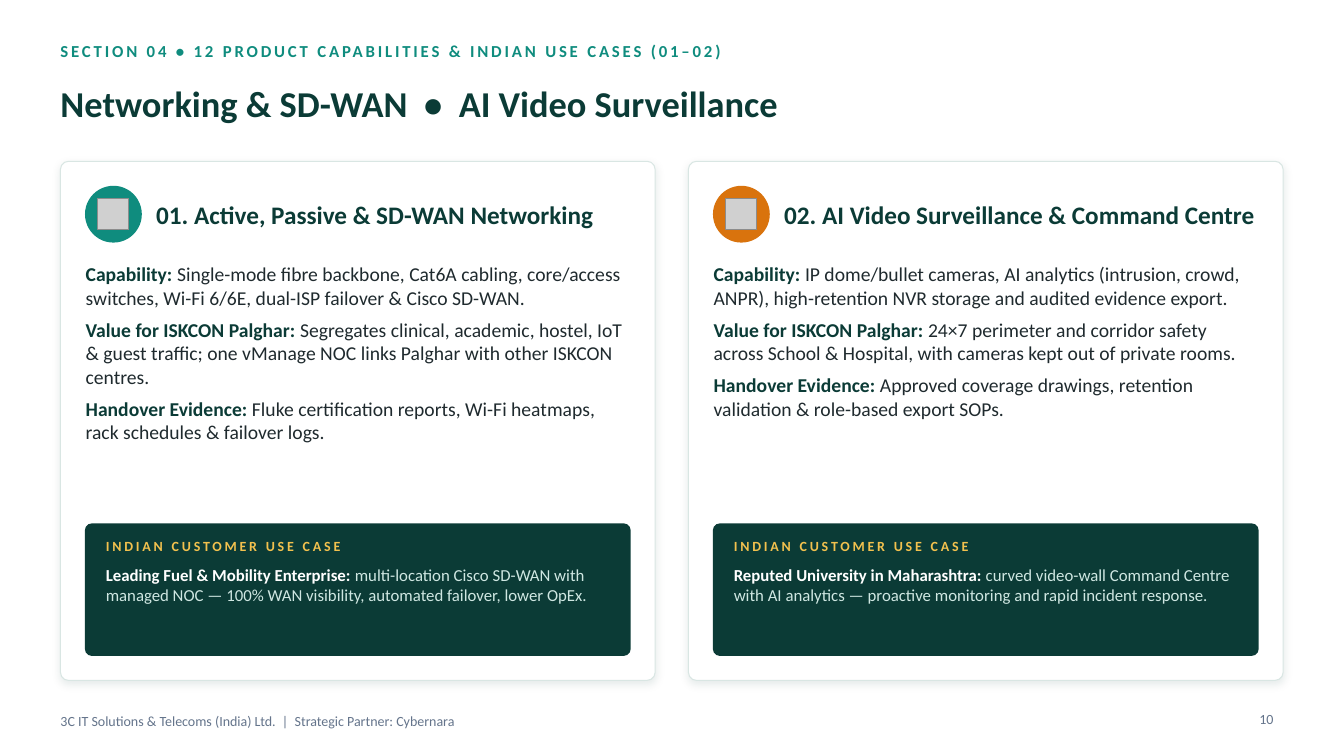
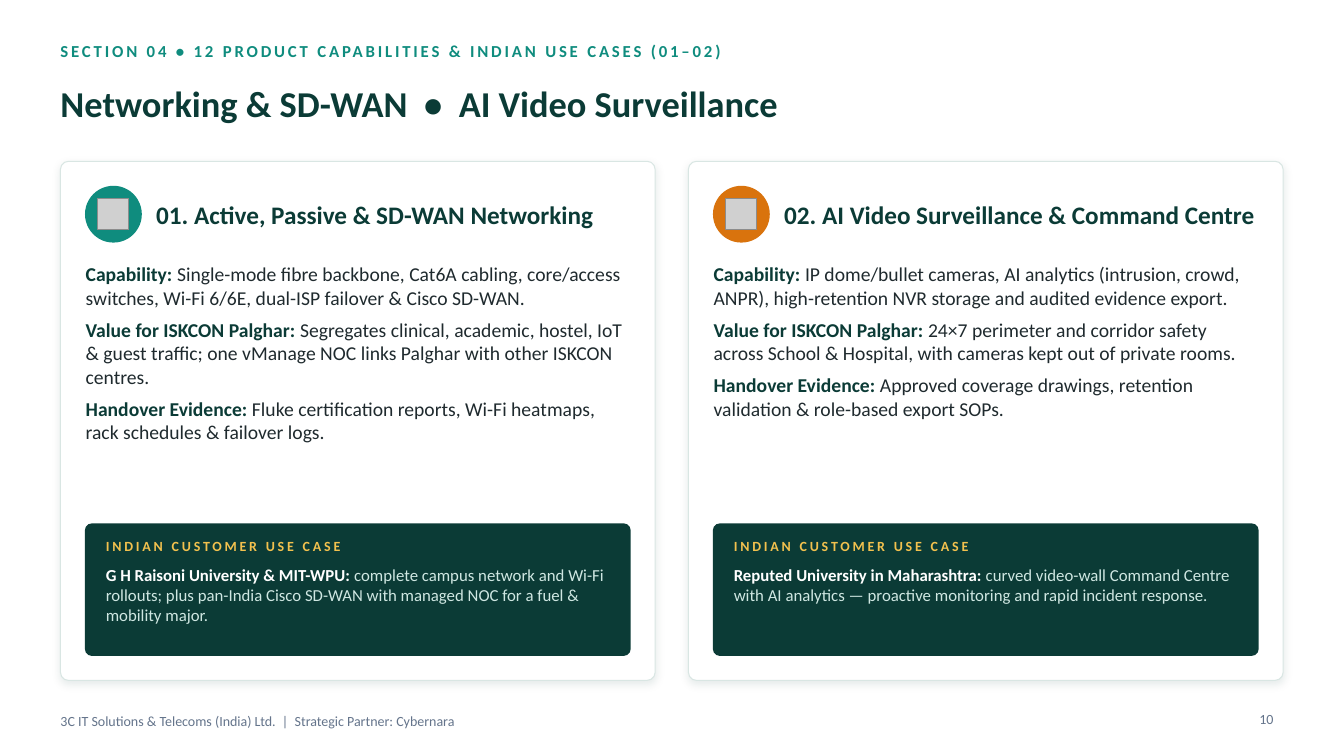
Before and after one commit to anilbhat2000-a11y/bhat, a slide deck: slide 10 of 3C_ITS_ISKCON_Palghar_Proposal.pptx. Drawn at 1344x756 pixels with LibreOffice and Linux fonts; fonts in the diff are those of the drawing; grey boxes stand for pictures; background and template pictures are left out. Boxes give left, top, right and bottom in pixels: in the first picture for what was removed or moved away, otherwise in the second. Text is boxed around its words. In the diff, an @@ line names an element or a change of style, - is before the commit and + after.

```diff
--- a/3C_ITS_ISKCON_Palghar_Proposal.pptx
+++ b/3C_ITS_ISKCON_Palghar_Proposal.pptx
@@ text at [106,569,603,624]: text changed @@
-Leading Fuel & Mobility Enterprise: multi-location Cisco SD-WAN with managed NOC — 100% WAN visibility, automated failover, lower OpEx.
+G H Raisoni University & MIT-WPU: complete campus network and Wi-Fi rollouts; plus pan-India Cisco SD-WAN with managed NOC for a fuel & mobility major.
```
Also in this commit, not shown: 9 other slides changed, 3 slides added.
